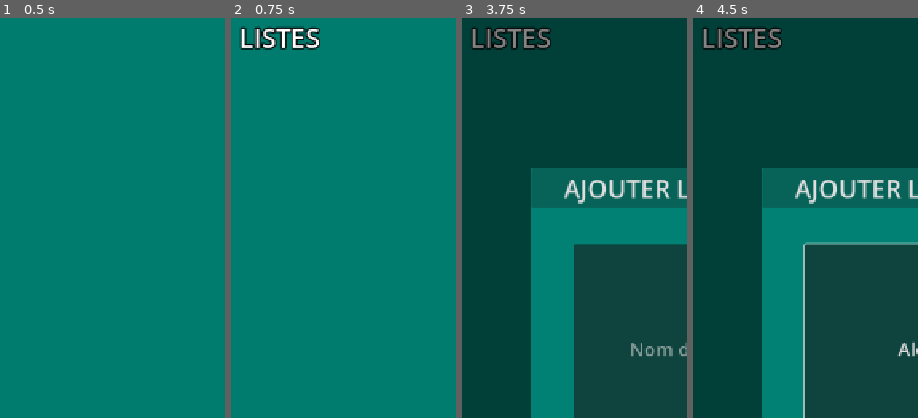
Above: before the commit, frames 1-4 (left to right).
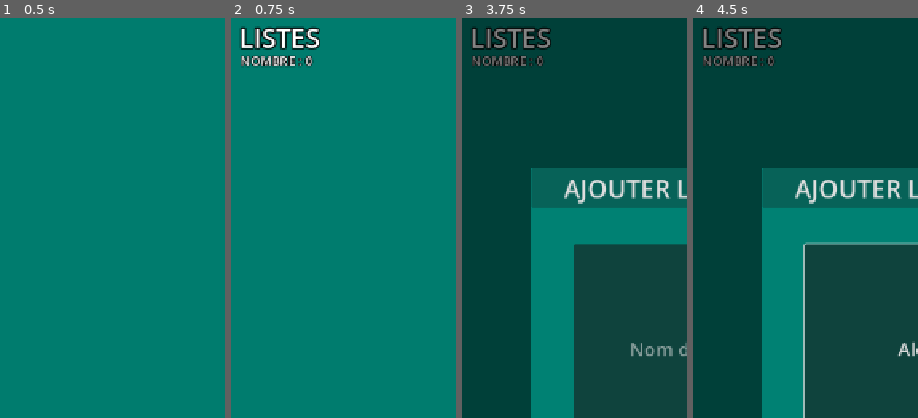
Above: after the commit, the same moments.

Repository: nf73-sshi/random-cards
Game: Godot game, scene res://Scenes/Menu/menu.tscn
Two runs of this game, one before a commit and one after it. Both use one fixed random seed, a clock stepped at 60 frames per second and the inputs below.
Inputs (mouse positions are % of the whole screen's width and height, from its top left):
- Up to frame 1 (0.5 s): no input
- Up to frame 2 (0.75 s): click "LISTES" at 0.5 s
- Up to frame 3 (3.75 s): click (73, 2) at 1.27 s; type "12" at 1.35 s; click "X" at 2 s; click "LISTES" at 2.75 s; click "AJOUTER LISTE" at 3.5 s
- Up to frame 4 (4.5 s): click (50, 41) at 4.27 s; type "Alex" at 4.35 s
The pictures show only the part of the screen within x 0-50%, y 0-50%; the shares and areas given below are measured in that part.

Frame 1 is identical in both runs. In frame 2, 0.7% of the frame differs, in the area x 4-37%, y 9-12%; in frame 3, 0.6%; in frame 4, 0.6%.

Commit message:
clipboard + amount of elt

Diff:
--- a/Scenes/ListElements/list_elements.gd
+++ b/Scenes/ListElements/list_elements.gd
@@ -81,9 +81,9 @@
 		create_remove_button.call(offsetX, offsetY)
 		create_edit_button.call(offsetX, offsetY)
 		create_count_label.call(offsetX, offsetY)
-
 		offsetY += 80
 	$UI/Scroller.minPosY = -offsetY + 100.0
+	$UI/Count.text = "NOMBRE : " + str(Data.listes[Data.current_list_name].elements.size())
 
 func _ready() -> void:
 	$UI/Label.text = Data.current_list_name
@@ -101,3 +101,12 @@
 func _on_line_edit_text_changed(new_text: String) -> void:
 	UpdateDisplay(new_text)
 	$UI/Scroller.position.y = 0.0
+
+#Copy to clipboard all the content of the list (without the quantities)
+func _on_back_2_pressed() -> void:
+	var output : String = ""
+
+	for elt_name in Data.listes[Data.current_list_name].elements.keys():
+		output += elt_name + "\n"
+
+	DisplayServer.clipboard_set(output)
--- a/Scenes/ListElements/list_elements.tscn
+++ b/Scenes/ListElements/list_elements.tscn
@@ -6,6 +6,11 @@
 [sub_resource type="LabelSettings" id="LabelSettings_rxhxr"]
 font_size = 35
 outline_size = 10
+outline_color = Color(0, 0, 0, 1)
+
+[sub_resource type="LabelSettings" id="LabelSettings_yfqdx"]
+font_size = 20
+outline_size = 7
 outline_color = Color(0, 0, 0, 1)
 
 [node name="ListElements" type="Node2D" unique_id=1797927700]
@@ -50,6 +55,20 @@
 text = "X
 "
 
+[node name="Back2" type="Button" parent="UI" unique_id=1556914662]
+anchors_preset = 1
+anchor_left = 1.0
+anchor_right = 1.0
+offset_left = -306.0
+offset_top = 1.0
+offset_right = -237.0
+offset_bottom = 62.0
+grow_horizontal = 0
+theme_override_font_sizes/font_size = 18
+text = "Copy
+Elts
+"
+
 [node name="Label" type="Label" parent="UI" unique_id=710556393]
 offset_left = 13.0
 offset_top = 3.0
@@ -59,11 +78,19 @@
 label_settings = SubResource("LabelSettings_rxhxr")
 clip_text = true
 
+[node name="Count" type="Label" parent="UI" unique_id=1621019717]
+offset_left = 15.0
+offset_top = 54.0
+offset_right = 407.0
+offset_bottom = 82.0
+text = "NOMBRE :"
+label_settings = SubResource("LabelSettings_yfqdx")
+
 [node name="Find" type="LineEdit" parent="UI" unique_id=1901507698]
 anchors_preset = 1
 anchor_left = 1.0
 anchor_right = 1.0
-offset_left = -307.0
+offset_left = -228.0
 offset_right = -82.5
 offset_bottom = 63.0
 grow_horizontal = 0
@@ -74,4 +101,5 @@
 
 [connection signal="pressed" from="UI/AddElt" to="." method="_on_add_elt_pressed"]
 [connection signal="pressed" from="UI/Back" to="." method="_on_back_pressed"]
+[connection signal="pressed" from="UI/Back2" to="." method="_on_back_2_pressed"]
 [connection signal="text_changed" from="UI/Find" to="." method="_on_line_edit_text_changed"]
--- a/Scenes/Listes/listes.gd
+++ b/Scenes/Listes/listes.gd
@@ -103,6 +103,8 @@
 
 		offsetY += 100
 	$UI/Scroller.minPosY = -offsetY + 100.0
+	$UI/Count.text = "NOMBRE : " + str(Data.listes.size())
+
 var addlist = preload("res://Scenes/Listes/addlist.tscn")
 
 func _ready() -> void:
--- a/Scenes/Listes/listes.tscn
+++ b/Scenes/Listes/listes.tscn
@@ -6,6 +6,11 @@
 [sub_resource type="LabelSettings" id="LabelSettings_v87jk"]
 font_size = 42
 outline_size = 10
+outline_color = Color(0, 0, 0, 1)
+
+[sub_resource type="LabelSettings" id="LabelSettings_bpm7b"]
+font_size = 20
+outline_size = 7
 outline_color = Color(0, 0, 0, 1)
 
 [node name="Listes" type="Node2D" unique_id=995650220]
@@ -58,6 +63,14 @@
 text = "LISTES"
 label_settings = SubResource("LabelSettings_v87jk")
 
+[node name="Count" type="Label" parent="UI" unique_id=1161522517]
+offset_left = 15.0
+offset_top = 54.0
+offset_right = 407.0
+offset_bottom = 82.0
+text = "NOMBRE :"
+label_settings = SubResource("LabelSettings_bpm7b")
+
 [node name="Find" type="LineEdit" parent="UI" unique_id=886990296]
 anchors_preset = 1
 anchor_left = 1.0
